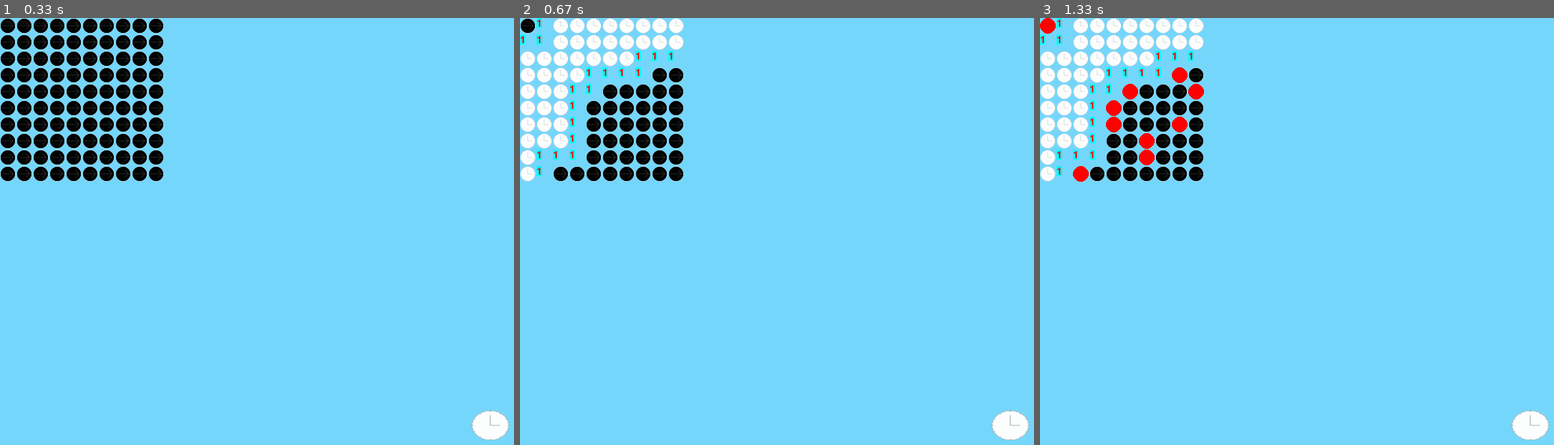
Above: before the commit, frames 1-3 (left to right).
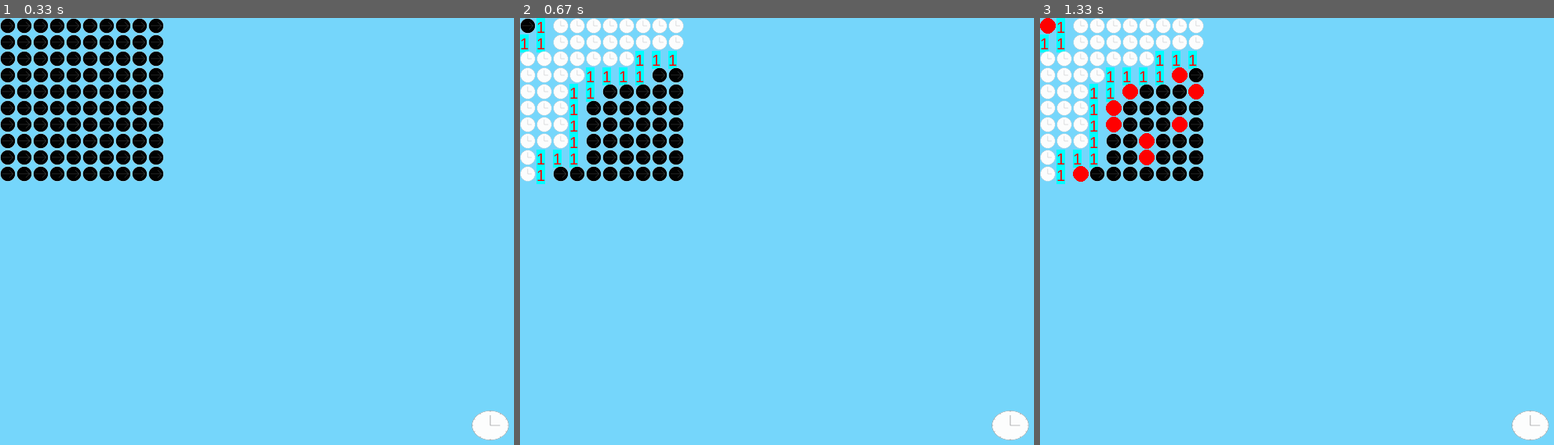
Above: after the commit, the same moments.

Repository: DevSum/minesweeper
Game: pygame game, started from game_controller.py
Two runs of this game, one before a commit and one after it. Both use one fixed random seed, a clock stepped at 60 frames per second and the inputs below.
Inputs (mouse positions are in pixels of both pictures, inside the frame that each line leads up to):
- Up to frame 1 (0.33 s): no input
- Up to frame 2 (0.67 s): click (530, 60) at 0.38 s
- Up to frame 3 (1.33 s): click (1050, 26) at 0.72 s

Frame 1 is identical in both runs. In frame 2, 1.0% of the frame differs, in the area x 0-31%, y 0-39%; in frame 3, 1.0%.

Commit message:
change font

Diff:
--- a/component/grid.py
+++ b/component/grid.py
@@ -25,7 +25,7 @@
         elif state == GridState.ZERO:
             screen.blit(self.white_face, (self.left, self.top))
         elif state == GridState.NUMBER:
-            font_face = pygame.font.SysFont('宋体', 20)
+            font_face = pygame.font.SysFont('arial', 20)
             screen.blit(font_face.render('1', True, (255, 0, 0), (0, 255, 255)), (self.left, self.top))
         elif state == GridState.BOMB:
             pygame.draw.circle(screen, (255, 0, 0), (self.left+10, self.top+10), 10)
